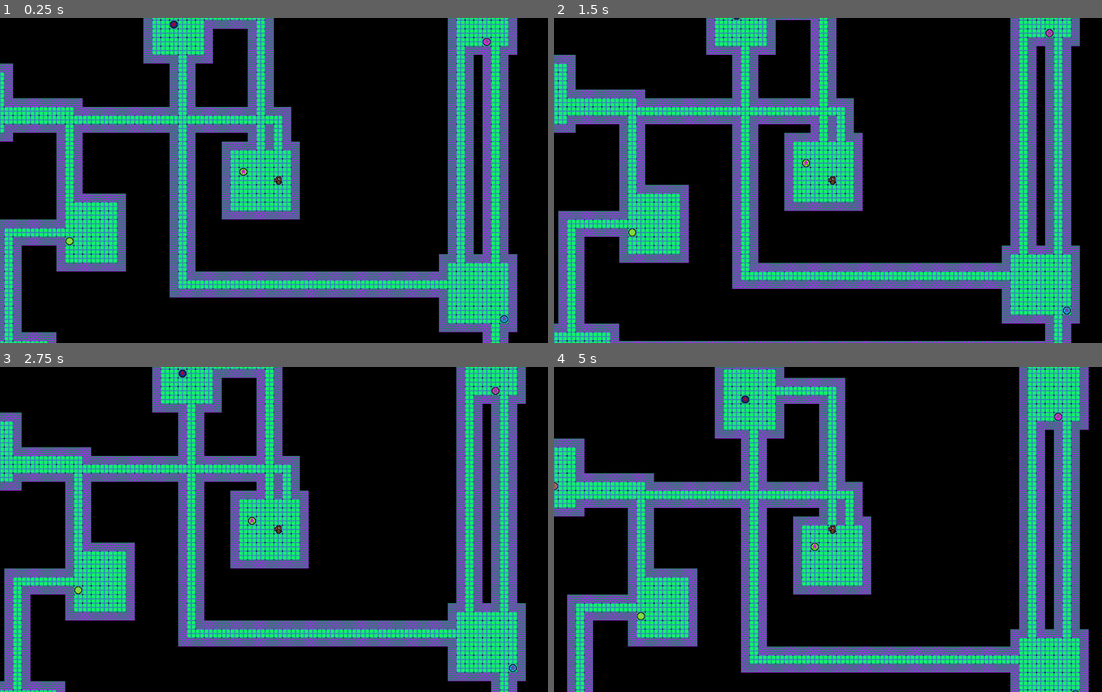
Above: before the commit, frames 1-4 (two rows, left to right).
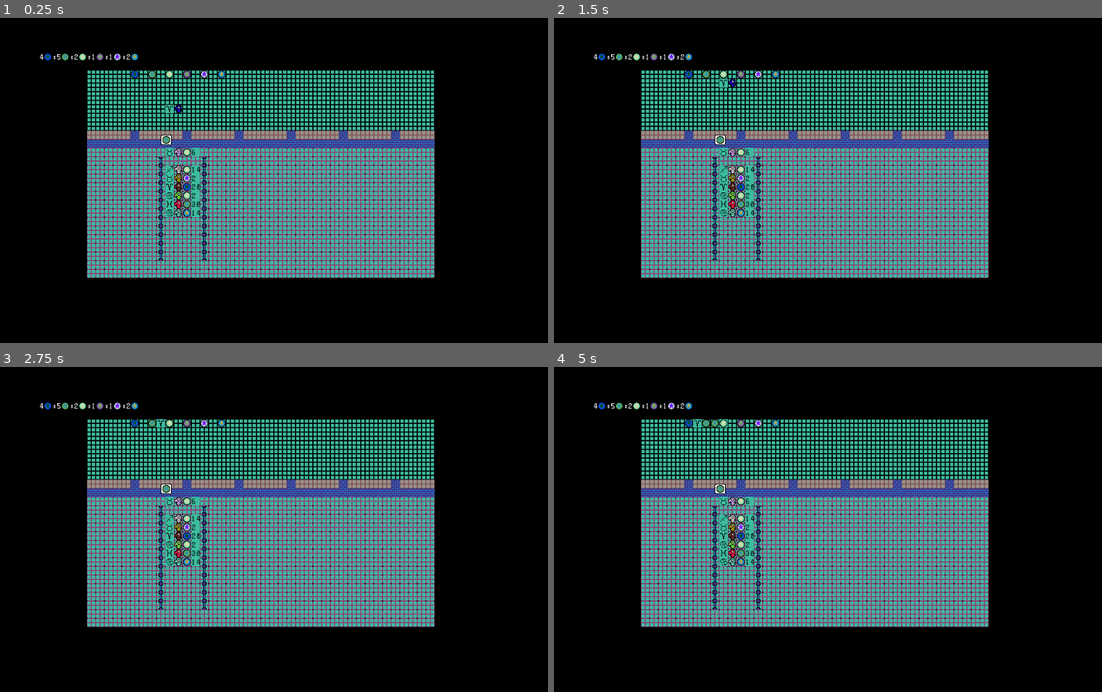
Above: after the commit, the same moments.

Repository: medmaster0/GoblinBank
Game: Godot game, scene res://Game.tscn
Two runs of this game, one before a commit and one after it. Both use one fixed random seed, a clock stepped at 60 frames per second and the inputs below.
Inputs:
- Up to frame 1 (0.25 s): no input
- Up to frame 2 (1.5 s): hold Right (ui_right) 0.53-1.28 s; tap Enter at 1.25 s; hold Down (ui_down) from 1.28 s (still down)
- Up to frame 3 (2.75 s): release Down (ui_down) at 2.03 s; hold Right (ui_right) from 2.03 s (still down)
- Up to frame 4 (5 s): tap Space at 2.75 s; release Right (ui_right) at 2.78 s; hold Up (ui_up) 2.78-3.53 s; hold Left (ui_left) from 3.53 s (still down)

The runs differ from the first frame. In frame 1, 62% of the frame differs, in the area x 0-95%, y 0-100%; in frame 2, 61%; in frame 3, 62%; in frame 4, 63%, in the area x 0-98%, y 0-100%.

Commit message:
can walk to coin pile and then to customer

Diff:
--- a/Coin.tscn
+++ b/Coin.tscn
@@ -4,7 +4,7 @@
 [ext_resource path="res://tiles/coinPrim.png" type="Texture" id=2]
 [ext_resource path="res://tiles/coinSeco.png" type="Texture" id=3]
 
-[node name="Coin" type="Node2D" index="0"]
+[node name="Coin" type="Node2D"]
 
 script = ExtResource( 1 )
 
--- a/FrontOffice.gd
+++ b/FrontOffice.gd
@@ -14,6 +14,7 @@
 var map_coins = [] #list of coins that appear on map (with hit boxes)
 
 var main_player #the main player instance
+var speech_bubble
 
 func _ready():
 	# Called when the node is added to the scene for the first time.
@@ -100,7 +101,7 @@
 		map_coin.get_child(0).modulate = coin.get_child(0).modulate
 		map_coin.get_child(1).modulate = coin.get_child(1).modulate
 		map_coins.append(map_coin)
-		#The Hitbox...
+		#(NOT USING HITBOXES)
 
 	#Create rope line
 	$WallMapPrim.set_cell(18,16,8)
@@ -154,7 +155,7 @@
 	$WallMapSeco.set_cell(23,27,7)
 
 	#DEBUG: Try Speech Bubble
-	var speech_bubble = SpeechRequest.instance()
+	speech_bubble = SpeechRequest.instance()
 	add_child(speech_bubble)
 	speech_bubble.position = $FloorMapPrim.map_to_world( Vector2(19,13) )
 	#Skew the speech_bubble further
@@ -182,8 +183,7 @@
 #	newCustomer(  $FloorMapPrim.map_to_world( Vector2(20,27)  ) )
 
 	#DEBUG SEARCH TEST
-#	var path = $FloorMapPrim.find_path(main_player.position, map_coins[2].position)
-#	print(path)
+	#main_player.path = $FloorMapPrim.find_path(main_player.position, map_coins[2].position)
 
 
 #TODO:
@@ -194,13 +194,31 @@
 	#EVERY FRAME EVERY FRAME
 	# Update game logic here.
 
-	#Cycle through all map_coins and check if they collide with main player
-	for map_coin in  map_coins:
-		if map_coin.position == main_player.position:
-
-			#If collide, gather a new coin for the player...
-			#Should be a new function
-			grabCoin(map_coin)
+	#if the player is currently not walking a path... (reached destinatioin
+	if main_player.path.size() == 0:
+		#Cycle through all map_coins and check if they collide with main player
+		for map_coin in  map_coins:
+			if map_coin.position == main_player.position:
+				#If collide, gather a new coin for the player...
+				#Should be a new function
+				grabCoin(map_coin)
+		#Check if main_player is at customer
+		var counter_position = $FloorMapPrim.get_child(1).position+Vector2(0,-3*$FloorMapPrim.cell_size.y)
+		if main_player.position == counter_position:
+			payCustomer()
+
+	#Check if the teller's path is empty (and should get a new one)
+	#If reached target! (and ever after)
+	if main_player.path.size() == 0:
+		#Determine if it should go back to window or get more coin
+		if hasCashExchange() == true:
+			#Walk back to customer
+			var counter_position = $FloorMapPrim.get_child(1).position+Vector2(0,-3*$FloorMapPrim.cell_size.y)
+			main_player.path = $FloorMapPrim.find_path(main_player.position, counter_position)
+		else:
+			#Get path to the coin the customer REQUESTS
+			var target_coin_index = whichExchangeIndex(speech_bubble.get_child(1))
+			main_player.path = $FloorMapPrim.find_path(main_player.position, map_coins[target_coin_index].position)
 
 	pass
 
@@ -225,7 +243,6 @@
 	creature.coin_label.text = str(multiple * exchange_rates[currency_type] )
 	creature.coin_label.visible = true
 	creature.get_child(2).visible = true
-
 
 	#Set the zodiac tile
 	creature.zodiac_tile.visible = true
@@ -259,3 +276,62 @@
 	main_player.coin.get_child(0).modulate = grabbed_coin.get_child(0).modulate
 	main_player.coin.get_child(1).modulate = grabbed_coin.get_child(1).modulate
 	main_player.coin.visible = true
+
+#Check if the label of the main_player
+#Equals the proper exchange rate criteria
+#For what the customer requests
+# For ex. 3y : 2x & customer has 6x, then main_player needs 9y
+func hasCashExchange():
+
+	#Checks global vars: exchange_rates, customer_request_speechbubble
+
+	#Determine which coin the customer is asking for (find the index)
+	var request_coin = speech_bubble.get_child(1)
+	var request_index = whichExchangeIndex(request_coin) #the index in exchange_rates that the customer requests
+	var request_rate = exchange_rates[request_index] #the actual exchange rate of what the customer WANTS
+
+	#Determine the coin which the customer has and wants to exchange
+	var customer_coin = $FloorMapPrim.get_child(1).coin #0 child is mainplayer, after that, customers form a queue
+	var customer_index = whichExchangeIndex(customer_coin)
+	var customer_rate = exchange_rates[customer_index]
+
+	#Determine how many coins the customer has
+	var customer_amount = $FloorMapPrim.get_child(1).coin_label.text
+	customer_amount = int(customer_amount) #convert to int
+
+	#Determine how many units the teller needs
+	#(How many multiples of the exchange rate value)
+	var units = customer_amount/customer_rate #NORMALIZED "units" on the exchange
+
+	#Use units to determine how many actual coins
+	var request_amount = units * request_rate
+
+	if int(main_player.coin_label.text) == request_amount:
+		return true
+
+
+	return false #return false if we make it down here
+
+#A function that determines the *index* on the exchange of the input coin
+func whichExchangeIndex(in_coin):
+	var coin_index = 0
+	for exchange_coin in exchange_coins:
+		if exchange_coin.get_child(0).modulate == in_coin.get_child(0).modulate && exchange_coin.get_child(1).modulate == in_coin.get_child(1).modulate:
+			break
+		coin_index = coin_index+1#count the coins we cycle through
+
+	#coin_index now has the index of the right exchange_coin (corresponding to customers request)
+	return coin_index
+
+
+#A function for paying the customer
+#Clears all labels and deuques first customer
+func payCustomer():
+	$FloorMapPrim.get_child(1).queue_free()
+	main_player.coin_label.text = "0"
+	main_player.coin_label.visible = false
+	main_player.get_child(2).visible = false #the coin_background
+	main_player.coin.visible = false
+
+
+#TODO: MAKE A function for moving up creatures in line
--- a/Game.gd
+++ b/Game.gd
@@ -66,13 +66,13 @@
 	$FloorMapPrim/Player.zodiac_tile.visible = false
 
 	#DEBUG: Change to different scene
-	#get_tree().change_scene("res://FrontOffice.tscn")
+	get_tree().change_scene("res://FrontOffice.tscn")
 
 	#More debug...
 	#DEBUG: Path finiding stuff
 #	var path = $FloorMapPrim.find_path($FloorMapPrim/Player.position, map_coins[3].position)
 #	print(path)
-	$FloorMapPrim/Player.path = $FloorMapPrim.find_path($FloorMapPrim/Player.position, map_coins[3].position)
+	#$FloorMapPrim/Player.path = $FloorMapPrim.find_path($FloorMapPrim/Player.position, map_coins[3].position)
 	#print($FloorMapPrim/Player.path)
 
 #func _process(delta):
--- a/Game.tscn
+++ b/Game.tscn
@@ -6,7 +6,7 @@
 [ext_resource path="res://FloorMapPrim.gd" type="Script" id=4]
 [ext_resource path="res://Player.tscn" type="PackedScene" id=5]
 
-[node name="Game" type="Node" index="0"]
+[node name="Game" type="Node"]
 
 script = ExtResource( 1 )
 Coin = ExtResource( 2 )
@@ -98,6 +98,8 @@
 
 [node name="Player" parent="FloorMapPrim" index="0" instance=ExtResource( 5 )]
 
+editor/display_folded = true
+
 [node name="Camera2D" type="Camera2D" parent="FloorMapPrim/Player" index="2"]
 
 offset = Vector2( 8, 8 )
--- a/Player.gd
+++ b/Player.gd
@@ -49,7 +49,7 @@
 	add_child(coin_label)
 	#set coin label contrast color
 	coin_label.modulate = MedAlgo.contrastColor(map.self_modulate)
-	coin_label.text = "1"
+	coin_label.text = "0"
 	coin_label.visible = false
 
 	#zodiac tile
@@ -71,12 +71,14 @@
 	# Update game logic here.
 	total_delta = total_delta + delta
 
-	if total_delta > 1.0:
+	var time_period = 0.5
+
+	if total_delta > time_period:
 
 		#Take a step in the path
 		path_step()
 
-		total_delta = total_delta - 1.0
+		total_delta = total_delta - time_period
 
 	pass
 
@@ -124,13 +126,17 @@
 
 
 #A function that takes a step in the stored path
+#Returns true if done with path
+#Returns false if not
 func path_step():
 
 	if path.size() == 0:
-		return #Do nothings since there are no more steps left
+		return(true) #Do nothings since there are no more steps left
 
 	#Take the first Vector2 in the list
 	var next_coords = path.pop_front()
 
 	#Move the Creature there (remember to convert to world coords from map)
 	position = map.map_to_world(next_coords)
+
+	return(false)
--- a/SpeechRequest.tscn
+++ b/SpeechRequest.tscn
@@ -3,7 +3,7 @@
 [ext_resource path="res://tiles/speechPrim.png" type="Texture" id=1]
 [ext_resource path="res://Coin.tscn" type="PackedScene" id=2]
 
-[node name="SpeechRequest" type="Node2D" index="0"]
+[node name="SpeechRequest" type="Node2D"]
 
 _sections_unfolded = [ "Transform" ]
 
